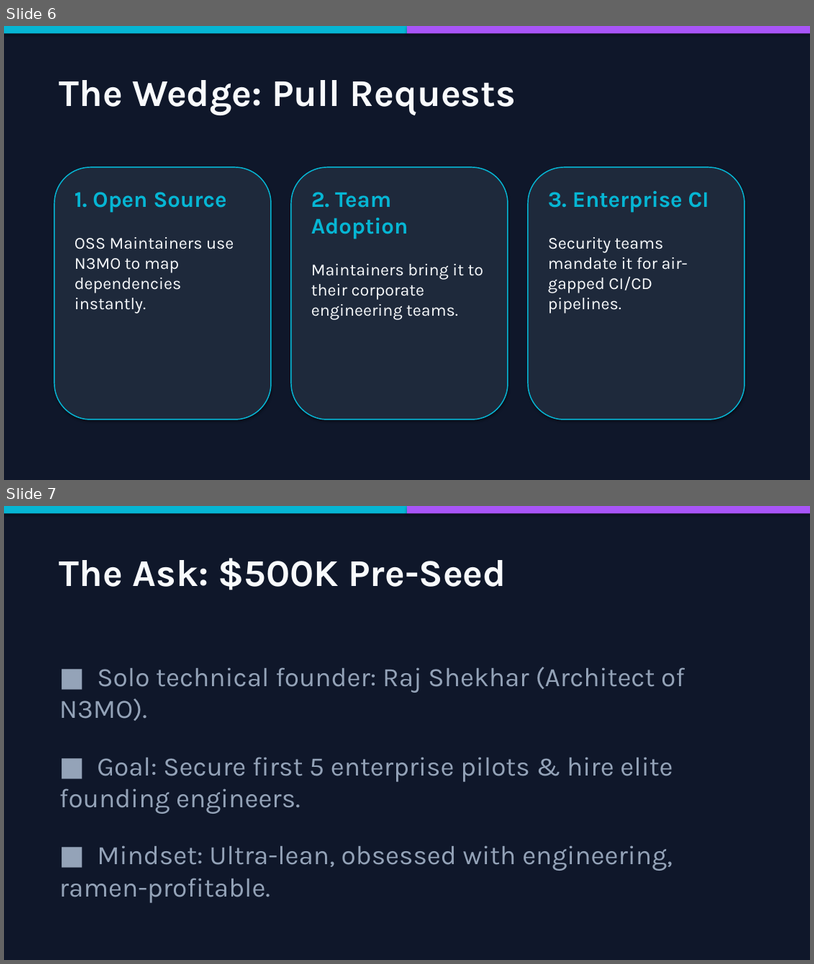
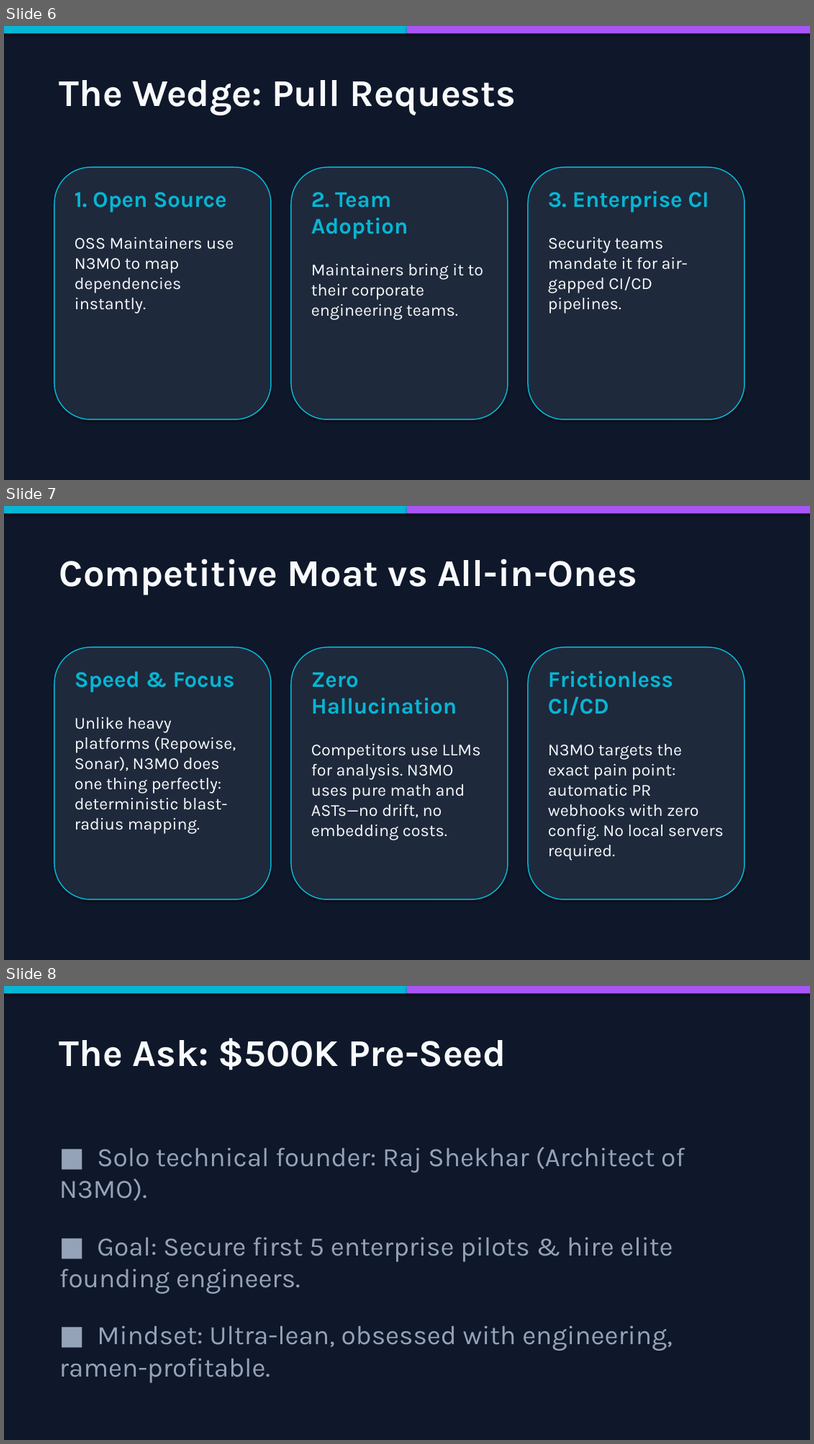
Before and after one commit to RajX-dev/CODESEER-MAIN, a slide deck: N3MO_Pitch_Deck_Premium.pptx. Shown one above the other, each under a label of ours: slides 6 and 7 before the commit, slides 6, 7 and 8 after it. The pictures are 814x964 and 814x1444 pixels, drawn with LibreOffice and Linux fonts; fonts in the diff are those of the drawing. Boxes give left, top, right and bottom in pixels: in the first picture for what was removed or moved away, otherwise in the second. Text is boxed around its words. In the diff, an @@ line names an element or a change of style, - is before the commit and + after.

```diff
--- a/N3MO_Pitch_Deck_Premium.pptx
+++ b/N3MO_Pitch_Deck_Premium.pptx
@@ slide 7 added at bbox=[4, 506, 810, 960], background #FFFFFF @@
@@ rectangle added at bbox=[4, 506, 810, 960], fill #0F172A @@
@@ rectangle added at bbox=[4, 506, 407, 513], fill #06B6D4 @@
@@ rectangle added at bbox=[407, 506, 810, 513], fill #A855F7 @@
@@ text added at bbox=[59, 559, 638, 595], 54 pt, text #F8FAFC, bold @@
+Competitive Moat vs All-in-Ones
@@ rounded rectangle added at bbox=[54, 647, 271, 899], fill #1E293B, outline #06B6D4 1.5 pt @@
@@ rounded rectangle added at bbox=[291, 647, 508, 899], fill #1E293B, outline #06B6D4 1.5 pt @@
@@ rounded rectangle added at bbox=[528, 647, 745, 899], fill #1E293B, outline #06B6D4 1.5 pt @@
@@ text added at bbox=[75, 671, 236, 833], 24 pt, text #F8FAFC @@
+Speed & Focus
+Unlike heavy platforms (Repowise, Sonar), N3MO does one thing perfectly: deterministic blast-radius mapping.
@@ text added at bbox=[311, 672, 481, 839], 24 pt, text #F8FAFC @@
+Zero Hallucination
+Competitors use LLMs for analysis. N3MO uses pure math and ASTs—no drift, no embedding costs.
@@ text added at bbox=[548, 671, 724, 860], 24 pt, text #F8FAFC @@
+Frictionless CI/CD
+N3MO targets the exact pain point: automatic PR webhooks with zero config. No local servers required.
@@ what was slide 7 is now slide 8 @@
```
Also in this commit, not shown: 1 other file.
